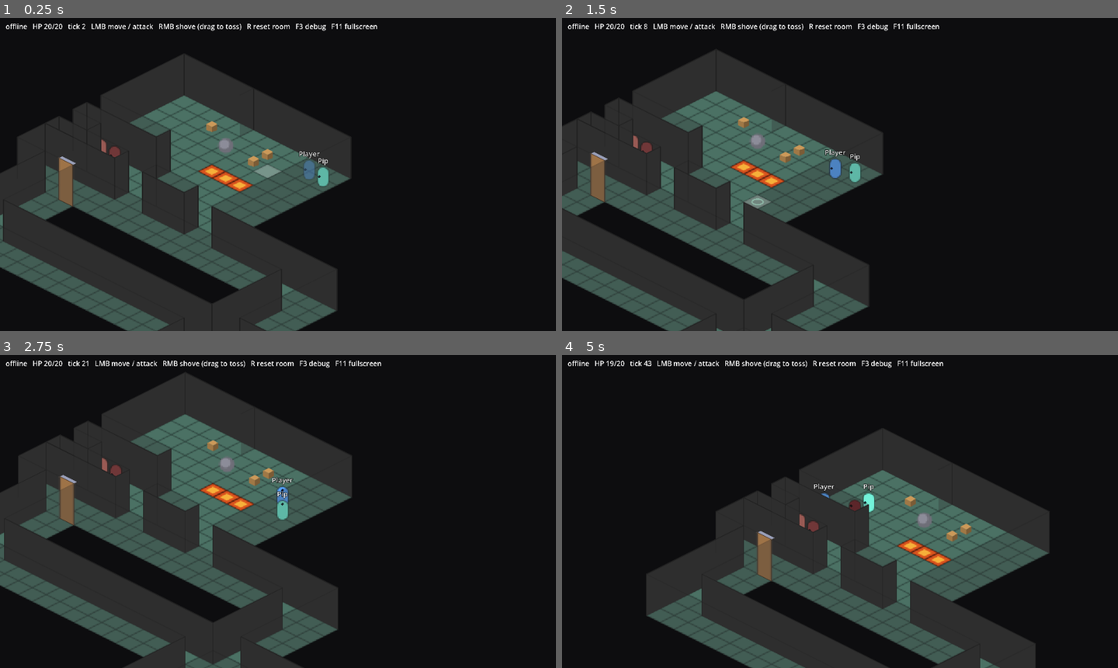
Above: before the commit, frames 1-4 (two rows, left to right).
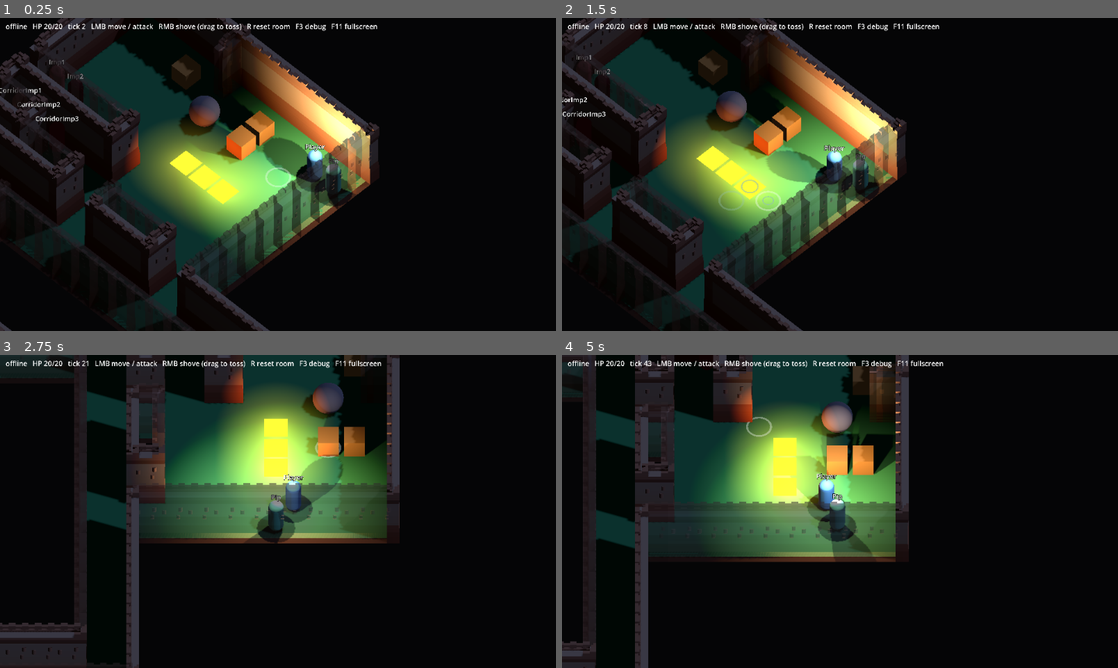
Above: after the commit, the same moments.

Repository: jeff-thinklightn-ing/psykinetic
Game: Godot game, scene res://main.tscn
Same seed, same stepped clock (60 frames per second), same inputs: the game is played once before the commit and once after it.
Inputs (mouse positions are in pixels of both pictures, inside the frame that each line leads up to):
- Up to frame 1 (0.25 s): no input
- Up to frame 2 (1.5 s): move the mouse to (962, 158) at 0.52 s; tap R at 0.6 s; click (962, 158) at 0.67 s; drag from (728, 190) to (812, 237) at 1.27 s
- Up to frame 3 (2.75 s): move the mouse to (333, 442) at 2.02 s; tap E at 2.1 s; click (333, 442) at 2.17 s
- Up to frame 4 (5 s): drag from (812, 574) to (673, 464) at 2.77 s; move the mouse to (1006, 558) at 3.52 s; tap 9 at 3.6 s; click (1006, 558) at 3.67 s; drag from (673, 464) to (756, 433) at 4.27 s

The runs differ from the first frame. In frame 1, 42% of the frame differs, in the area x 0-69%, y 0-100%; in frame 2, 40%; in frame 3, 46%; in frame 4, 52%, in the area x 0-88%, y 0-100%.

Commit message:
3D view is the default (--renderer=2d / renderer=2d opt out); settings.cfg renderer= honoured and kept on rewrite, command line wins

Diff:
--- a/client3d/client3d.gd
+++ b/client3d/client3d.gd
@@ -1,7 +1,7 @@
 class_name Client3D
 extends Node3D
 ## The 3D view of the game. Instanced by Main under the same tree as the 2D
-## view when the client runs with --renderer=3d, so all the net code, the
+## view unless the client runs with renderer 2d (see Net.renderer), so all the net code, the
 ## entity specs, the settings file and the map data are the ones the 2D
 ## client uses; the 2D nodes are simply hidden and go on being the
 ## replicated state. One tile is one unit: grid (x, y) is 3D (x, 0, y). The
--- a/main.gd
+++ b/main.gd
@@ -213,7 +213,7 @@
 const NONE := Vector2i(-1, -1)
 var _held_target := NONE
 
-## The 3D view, when running with --renderer=3d; the 2D nodes are hidden.
+## The 3D view (the default; see Net.renderer); the 2D nodes are hidden.
 var _client3d: Client3D
 @onready var ground: TileMapLayer = $Ground
 @onready var entities: Node2D = $YSort/Entities
@@ -240,7 +240,7 @@
 	Iso.set_azimuth(Net.test_azimuth)
 	_apply_azimuth()
 	camera.position = Iso.tile_to_local(CHAMBER_CENTRE)
-	if Net.renderer == "3d" and DisplayServer.get_name() != "headless":
+	if Net.renderer == "3d" and Net.mode != Net.Mode.SERVER and DisplayServer.get_name() != "headless":
 		_show_3d()
 	RenderingServer.set_default_clear_color(VOID)
 
@@ -399,7 +399,7 @@
 				_toss_from = get_global_mouse_position()
 
 
-## --renderer=3d: the 3D view takes over drawing and picking; the 2D
+## The 3D view (unless renderer is 2d) takes over drawing and picking; the 2D
 ## ground, walls, entities (still the replicated state, just unseen),
 ## cursor, ripple and toss arrow are hidden. The HUD stays. Input is
 ## handled here as for the 2D view, with the picks and the hover and
--- a/net/net.gd
+++ b/net/net.gd
@@ -18,7 +18,8 @@
 ##   --llm-url=<url>              ...at this endpoint (default: local Ollama /api/chat;
 ##                                a URL ending /chat/completions is spoken to OpenAI-style)
 ##   --settings=<path>            client settings file to use instead of the one next to the exe
-##   --renderer=2d|3d             client view: the 2D isometric one (default) or the 3D one (client3d/)
+##   --renderer=2d|3d             client view: the 3D one (client3d/, default) or the 2D isometric one;
+##                                overrides the settings file's renderer=
 ##   --player-id=<id> --name=<s>  client: identity to present instead of the settings file's
 ##
 ## With no mode argument: an exported build reads settings.cfg (address=,
@@ -29,7 +30,9 @@
 ## player by it. A host run from the project uses a fixed dev id.
 ## window_width=, window_height= and window_mode= (windowed, fullscreen)
 ## are the window as it was last left; F11 toggles fullscreen. camera_yaw=
-## is the 3D view's orbit step as last left.
+## is the 3D view's orbit step as last left. renderer=2d picks the 2D view;
+## anything else, or no line, is the 3D one. It is read whatever the mode,
+## and kept as written when the file is rewritten.
 ##
 ## The game version comes from version.txt at the project root. A client
 ## sends it with its token and a server rejects any other version.
@@ -130,7 +133,12 @@
 ## True when an exported build has no settings file and must ask for one.
 var needs_setup := false
 ## Which client view Main shows: "2d" or "3d". Nothing on a server.
-var renderer := "2d"
+var renderer := "3d"
+## --renderer was on the command line; it wins over the settings file.
+var _renderer_given := false
+## The settings file's renderer= as written ("" for no line), written back
+## as it was so that a --renderer run does not change the file.
+var _settings_renderer := ""
 ## The window as the settings file has it: its windowed size and whether it
 ## is fullscreen. Applied at start, kept up to date, saved with the rest.
 var window_size := DEFAULT_WINDOW_SIZE
@@ -182,6 +190,7 @@
 	_parse_args()
 	if not _mode_given:
 		_apply_settings()
+	_apply_renderer_setting()
 	_apply_window_settings()
 	if player_id.is_empty():
 		# A client run from the command line gets a throwaway id; a host or
@@ -255,6 +264,21 @@
 		save_settings(address, port, token, player_name)
 		print("[net] gave %s a new player id" % path)
 	print("[net] using %s" % path)
+
+
+## renderer= from the settings file, unless --renderer was given: only
+## "2d" picks the 2D view.
+func _apply_renderer_setting() -> void:
+	var path := settings_path()
+	if path != "" and FileAccess.file_exists(path):
+		_settings_renderer = str(_read_settings(path).get("renderer", ""))
+		if not _renderer_given and _settings_renderer != "":
+			renderer = renderer_from(_settings_renderer)
+
+
+## "2d" is the 2D view; anything else is the 3D one.
+static func renderer_from(value: String) -> String:
+	return "2d" if value.strip_edges().to_lower() == "2d" else "3d"
 
 
 ## The window as the settings file last saw it, applied before the first
@@ -355,6 +379,8 @@
 			+ "window_width=%d\nwindow_height=%d\nwindow_mode=%s\ncamera_yaw=%d\n") % [
 		new_address, new_port, new_token, player_id, player_name, World.display_delay_ticks,
 		window_size.x, window_size.y, "fullscreen" if fullscreen else "windowed", roundi(camera_yaw)])
+	if _settings_renderer != "":
+		file.store_string("renderer=%s\n" % _settings_renderer)
 	file.close()
 	return true
 
@@ -753,7 +779,8 @@
 		"--settings":
 			_settings_override = value
 		"--renderer":
-			renderer = "3d" if value == "3d" else "2d"
+			renderer = renderer_from(value)
+			_renderer_given = true
 		"--player-id":
 			player_id = value.strip_edges()
 		"--name":
--- a/tests/respawn_test.gd
+++ b/tests/respawn_test.gd
@@ -22,6 +22,7 @@
 	_test_player_reset()
 	_test_old_snapshot_gets_current_looks()
 	_test_click_snaps_to_floor()
+	_test_renderer_setting()
 
 	print("")
 	print("RESULT: %s (%d failed)" % ["PASS" if _failures == 0 else "FAIL", _failures])
@@ -244,6 +245,38 @@
 	return Vector2((grid.x - grid.y) * Iso.HALF.x + Iso.HALF.x, (grid.x + grid.y) * Iso.HALF.y + Iso.HALF.y)
 
 
+func _test_renderer_setting() -> void:
+	print("
+== renderer: 3D unless 2d is asked for; the command line wins over the file ==")
+	_check(Net.renderer_from("2d") == "2d" and Net.renderer_from(" 2D ") == "2d", "2d is the 2D view")
+	_check(Net.renderer_from("3d") == "3d" and Net.renderer_from("") == "3d" and Net.renderer_from("iso") == "3d",
+			"3d, nothing or anything else is the 3D view")
+	var path := OS.get_user_data_dir().path_join("renderer_test.cfg")
+	var saved := [Net._settings_override, Net.renderer, Net._renderer_given, Net._settings_renderer, Net.player_id]
+	Net._settings_override = path
+	var file := FileAccess.open(path, FileAccess.WRITE)
+	file.store_string("address=127.0.0.1
+renderer=2d
+")
+	file.close()
+	Net.renderer = "3d"
+	Net._renderer_given = false
+	Net._apply_renderer_setting()
+	_check(Net.renderer == "2d", "renderer=2d in the file picks the 2D view")
+	Net.renderer = "3d"
+	Net._renderer_given = true
+	Net._apply_renderer_setting()
+	_check(Net.renderer == "3d", "--renderer on the command line wins over the file")
+	Net.save_settings("127.0.0.1", 17782, "", "Tester")
+	_check("renderer=2d" in FileAccess.get_file_as_string(path), "a rewrite keeps the file's renderer=, not the command line's")
+	DirAccess.remove_absolute(path)
+	Net._settings_override = saved[0]
+	Net.renderer = saved[1]
+	Net._renderer_given = saved[2]
+	Net._settings_renderer = saved[3]
+	Net.player_id = saved[4]
+
+
 func _check(ok: bool, label: String) -> void:
 	if not ok:
 		_failures += 1
Not shown, changed: CHANGELOG.md
Not shown, changed: docs/decisions.md
Not shown, changed: docs/design.md
